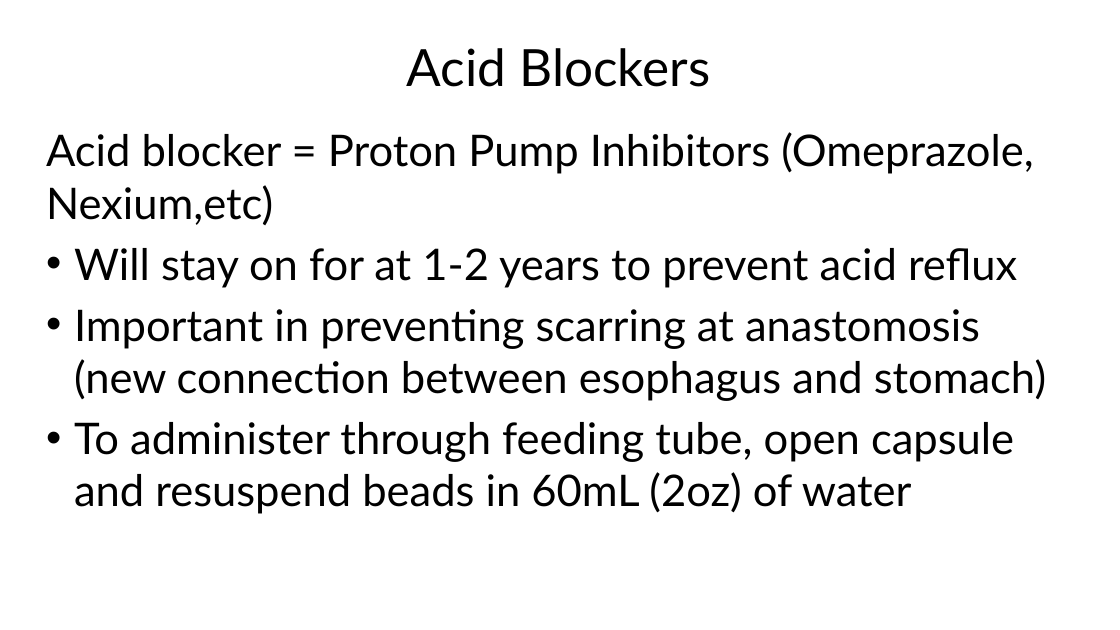
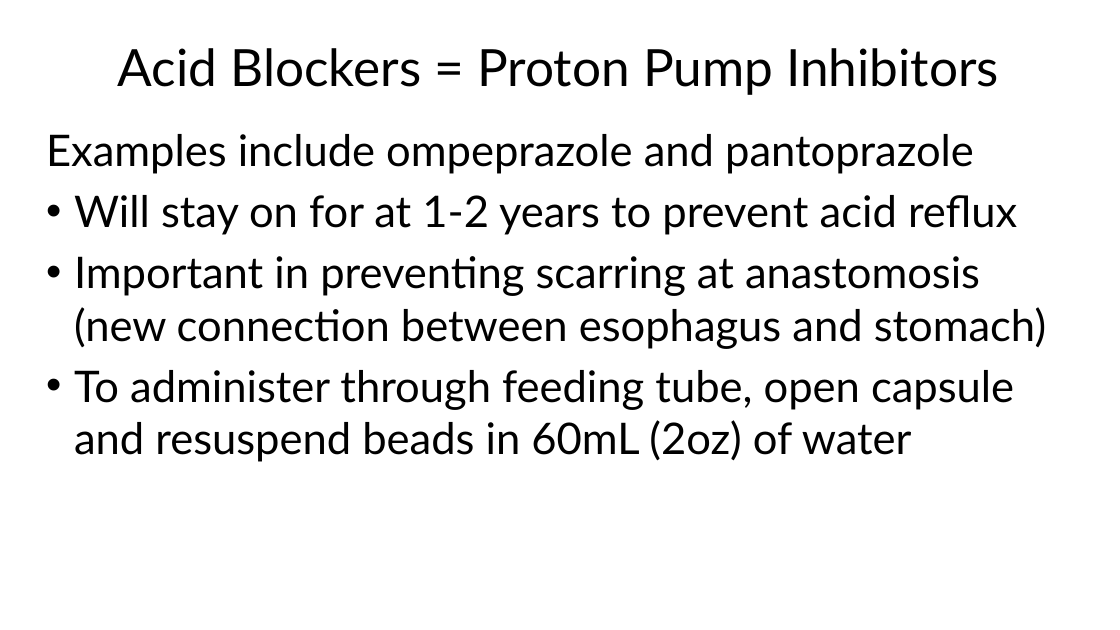
Before and after one commit to jcsalo/patient_education, a slide deck: slide 51 of lci_surgery.pptx. Drawn at 1120x630 pixels with LibreOffice and Linux fonts; fonts in the diff are those of the drawing. Boxes give left, top, right and bottom in pixels: in the first picture for what was removed or moved away, otherwise in the second. Text is boxed around its words. In the diff, an @@ line names an element or a change of style, - is before the commit and + after.

```diff
--- a/lci_surgery.pptx
+++ b/lci_surgery.pptx
@@ title at [118,48,999,95]: text changed @@
-Acid Blockers
+Acid Blockers = Proton Pump Inhibitors
@@ text at [46,134,974,174]: text changed @@
-Acid blocker = Proton Pump Inhibitors (Omeprazole, Nexium,etc)
+Examples include ompeprazole and pantoprazole
```
Also in this commit, not shown: 4 other slides changed, 53 other files.
